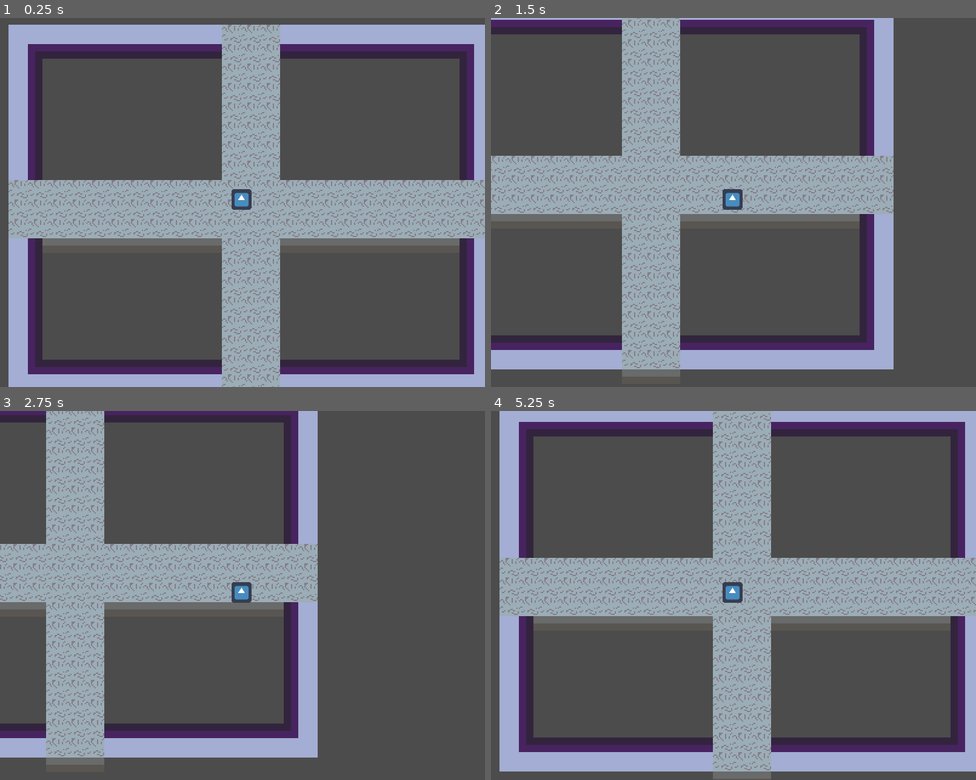
Above: before the commit, frames 1-4 (two rows, left to right).
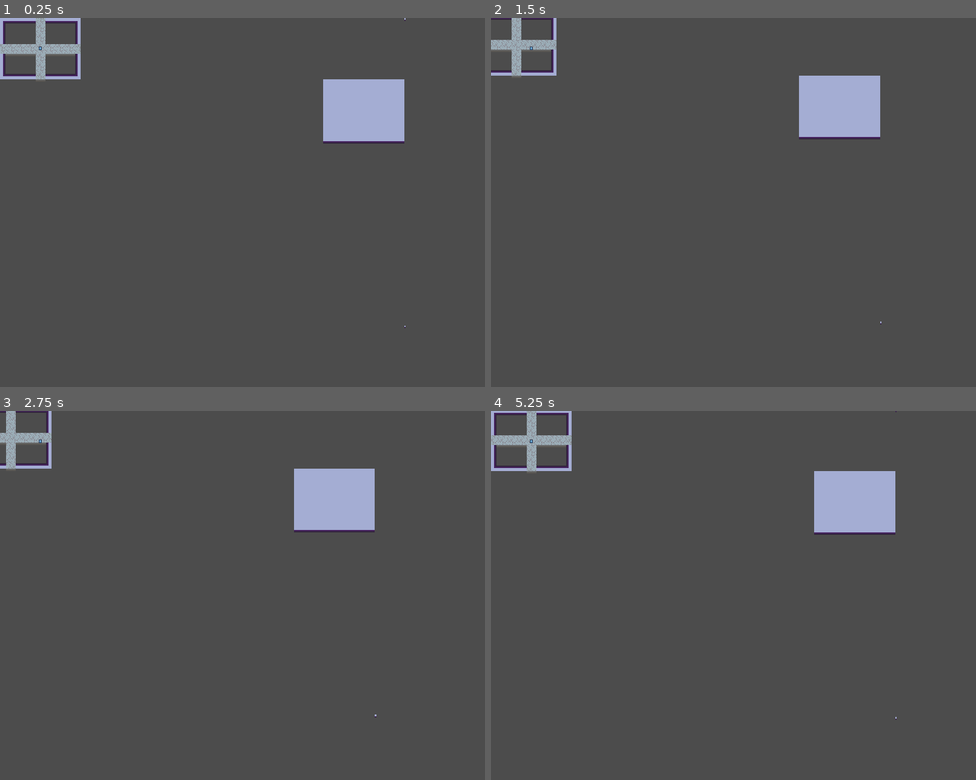
Above: after the commit, the same moments.

Repository: BielMaxBR/evolutron-remake
Game: Godot game, scene res://Node2D.tscn
Same seed, same stepped clock (60 frames per second), same inputs: the game is played once before the commit and once after it. The engine's default icon, where the game draws it, is replaced by a stand-in: a white triangle on a blue panel in a dark square.
Inputs:
- Up to frame 1 (0.25 s): no input
- Up to frame 2 (1.5 s): tap Enter at 0.5 s; hold D (right) 0.53-1.28 s; hold S (down) from 1.28 s (still down)
- Up to frame 3 (2.75 s): tap Space at 2 s; release S (down) at 2.03 s; hold D (right) from 2.03 s (still down)
- Up to frame 4 (5.25 s): release D (right) at 2.78 s; hold W (up) 2.78-3.53 s; tap Enter at 3.5 s; hold A (left) 3.53-5.03 s; hold S (down) from 5.03 s (still down)

The runs differ from the first frame. In frame 1, 53% of the frame differs, in the area x 0-100%, y 0-100%; in frame 2, 41%; in frame 3, 34%; in frame 4, 52%.

Commit message:
quase as novas salas

Diff:
--- a/Node2D.tscn
+++ b/Node2D.tscn
@@ -44,6 +44,7 @@
 position = Vector2( -398.221, -298.902 )
 anchor_mode = 0
 current = true
+zoom = Vector2( 6, 6 )
 
 [node name="AnimatedSprite" type="AnimatedSprite" parent="KinematicBody2D"]
 scale = Vector2( 0.551993, 0.554346 )
--- a/Scripts/Map_generator.gd
+++ b/Scripts/Map_generator.gd
@@ -2,7 +2,10 @@
 
 export(int, 0, 100) var numero_de_salas = 6
 export(Vector2) var area = Vector2(6,6)
-
+var parede = "#914400"
+var chao = "#47ff00"
+var porta = "#fff000"
+var muro = "#006d00"
 var rng = RandomNumberGenerator.new()
 
 func gerar_mapa_aberto():
@@ -148,7 +151,7 @@
 	return Vector2(rex,rey)
 	pass
 
-func gerar_tilemap(pos, tile, primeiro):
+func gerar_tilemap(pos, tile, imagem):
 	var newTileMap = TileMap.new()
 
 	$".".add_child(newTileMap)
@@ -157,15 +160,43 @@
 	newTileMap.cell_size = tile.cell_size
 	newTileMap.tile_set = tile.tile_set
 	newTileMap.z_index = -1
-	if primeiro:
-		$KinematicBody2D.position = Coletar_posicao_do_tile(12,9,newTileMap.cell_size,newTileMap.transform.get_scale())
+
 	for i in range(0,24+1):
 		for f in range(0,18+1):
-			var tileIndex = tile.get_cell(i,f)
+			var tileIndex = 0
+			if ler_cores_da_imagem(imagem,i,f) == Color(parede)*255:
+				tileIndex = 0
+
+			if ler_cores_da_imagem(imagem,i,f) == Color(chao)*255:
+				tileIndex = 1
+
+			if ler_cores_da_imagem(imagem,i,f) == Color(porta)*255:
+				tileIndex = 2
+
+			if ler_cores_da_imagem(imagem,i,f) == Color(muro)*255:
+				tileIndex = 5
+
+
 			if tileIndex != -1:
 				newTileMap.set_cell(i,f,tileIndex)
 
 	newTileMap.set_owner(get_tree().get_edited_scene_root())
+
+func gerar_dados_da_imagem(imagem):
+
+	var caminho = str("res://rooms/"+imagem)
+	var image_texture_resource = load(caminho)
+
+	var image = image_texture_resource.get_data()
+
+	return image
+
+
+func ler_cores_da_imagem(img,x,y):
+	var data = gerar_dados_da_imagem(img)
+	data.lock()
+	var color = data.get_pixel(x,y)
+	return color*255
 
 func gerar_andar(bigMap, tile):
 	var minimapa = criar_cena()
@@ -176,14 +207,16 @@
 
 				var pos = Coletar_posicao_do_tile(x,y,bigMap.cell_size,bigMap.transform.get_scale())
 				if primeiro:
-					gerar_tilemap(pos,tile,true)
+					gerar_tilemap(pos,tile,'spawn.png')
 					primeiro = false
 				else:
 					gerar_tilemap(pos,tile, false)
 
-
 func _ready():
 	var tilemap = get_node('BigMap')
 	var tile = $TileMap
 
 	gerar_andar(tilemap, tile)
+	print(ler_cores_da_imagem("spawn.png",0,0))
+	if ler_cores_da_imagem('spawn.png',0,0) == Color("#914400")*255:
+		print("dá certo")
Binary file added: rooms/spawn.png
Not shown, added: rooms/spawn.png.import
